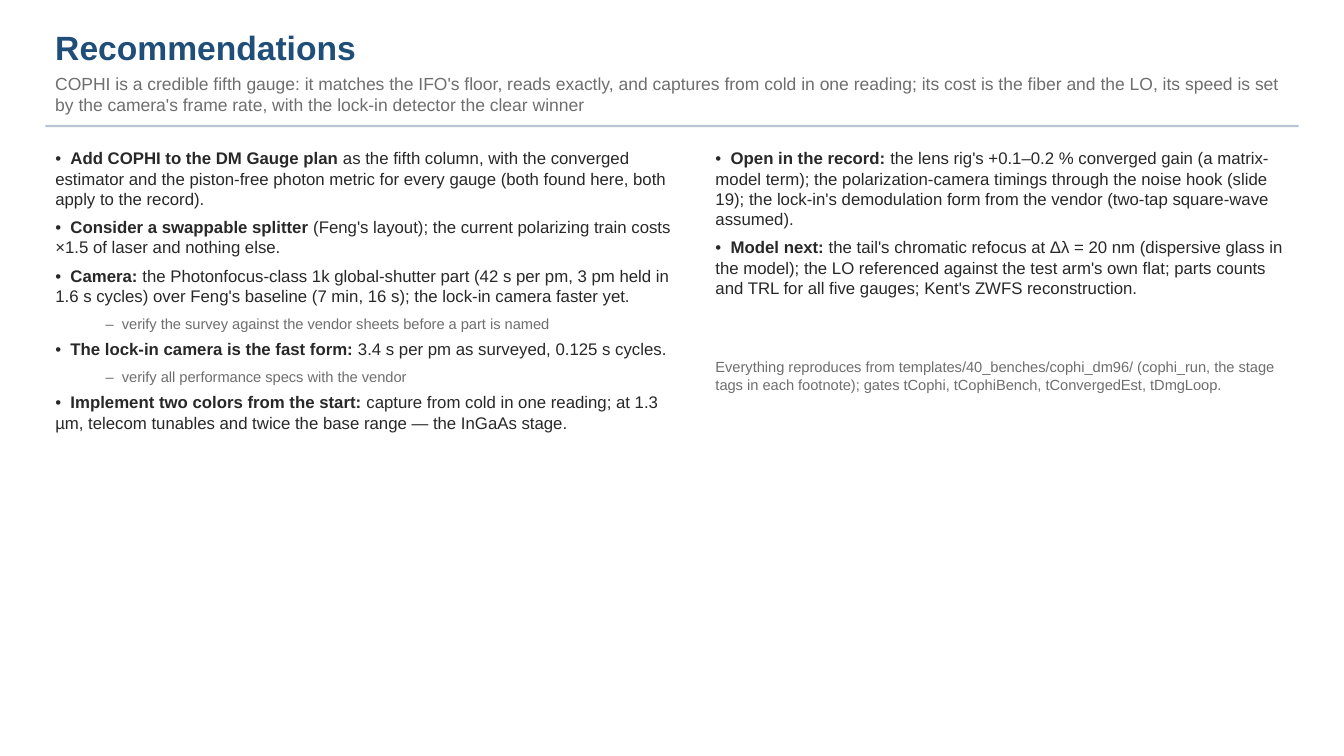
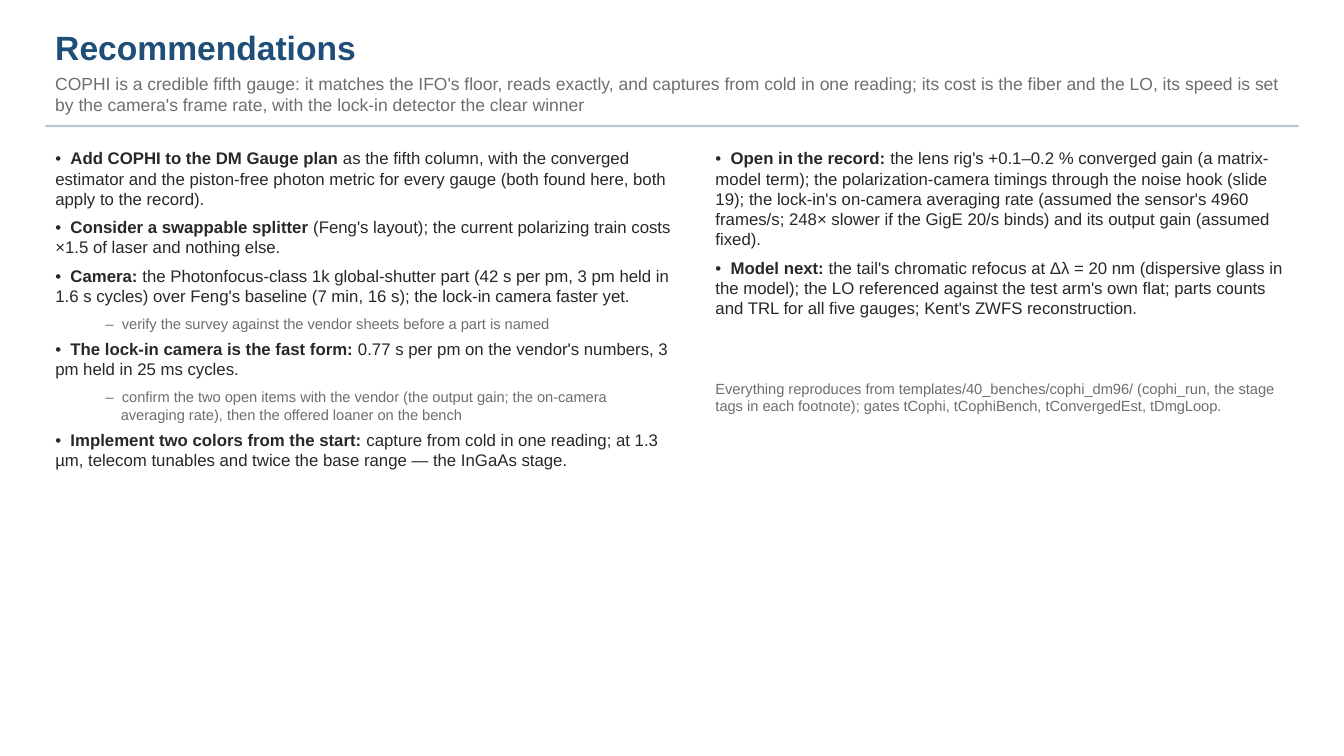
Before and after one commit to nasa-jpl/macos, a slide deck: slide 22 of demo_session/deck_cophi.pptx. Drawn at 1344x756 pixels with LibreOffice and Linux fonts; fonts in the diff are those of the drawing. Boxes give left, top, right and bottom in pixels: in the first picture for what was removed or moved away, otherwise in the second. Text is boxed around its words. In the diff, an @@ line names an element or a change of style, - is before the commit and + after.

```diff
--- a/demo_session/deck_cophi.pptx
+++ b/demo_session/deck_cophi.pptx
@@ text at [715, 152, 1270, 249]: text changed @@
-• Open in the record: the lens rig's +0.1–0.2 % converged gain (a matrix-model term); the polarization-camera timings through the noise hook (slide 19); the lock-in's demodulation form from the vendor (two-tap square-wave assumed).
+• Open in the record: the lens rig's +0.1–0.2 % converged gain (a matrix-model term); the polarization-camera timings through the noise hook (slide 19); the lock-in's on-camera averaging rate (assumed the sensor's 4960 frames/s; 248× slower if the GigE 20/s binds) and its output gain (assumed fixed).
@@ text at [55, 343, 667, 423]: text changed; size 12 to 10.5 pt; text colour #282828 to #6E6E6E @@
-• The lock-in camera is the fast form: 3.4 s per pm as surveyed, 0.125 s cycles.
-– verify all performance specs with the vendor
+• The lock-in camera is the fast form: 0.77 s per pm on the vendor's numbers, 3 pm held in 25 ms cycles.
+– confirm the two open items with the vendor (the output gain; the on-camera averaging rate), then the offered loaner on the bench
@@ text "Everything reproduces from templates/40_benches/cophi_dm96/  ...": place and size @@
-text "Everything reproduces from templates/40_benches/cophi_dm96/  ..." at [715, 361, 1275, 393]
+text "Everything reproduces from templates/40_benches/cophi_dm96/  ..." at [715, 383, 1275, 414]
```
Also in this commit, not shown: 15 other slides changed, 12 other files.
